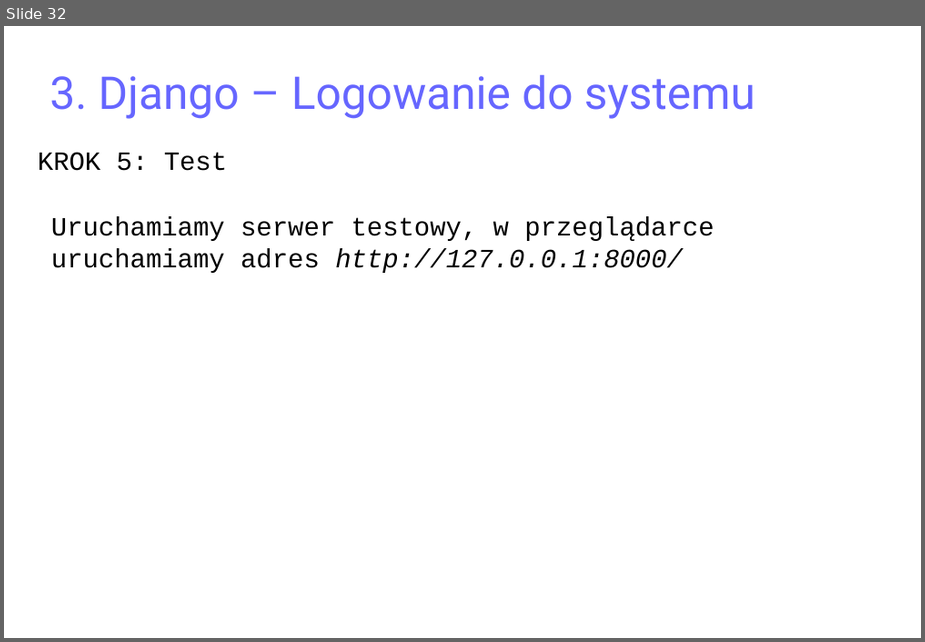
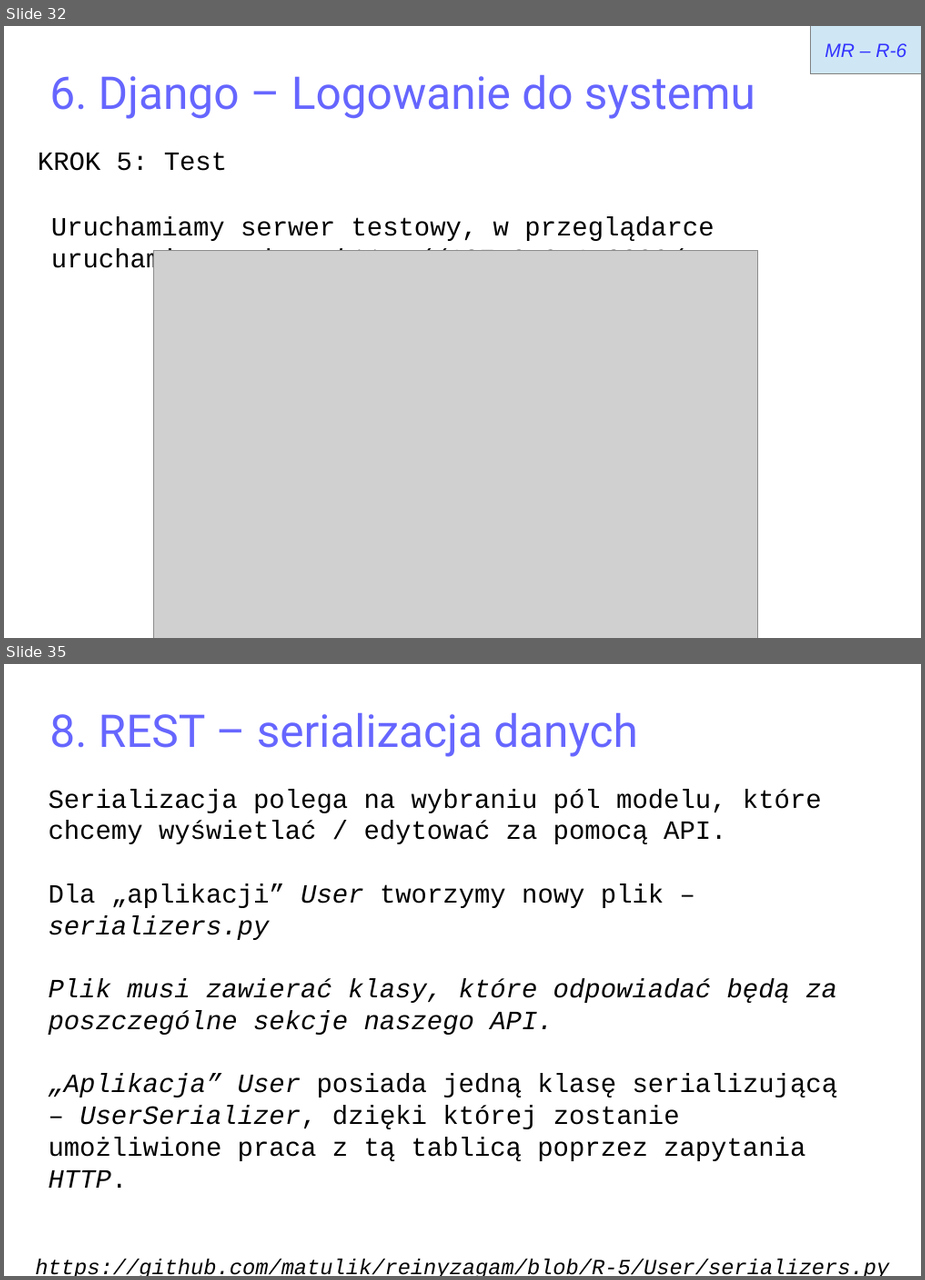
Before and after one commit to matulik/reinyzagam, a slide deck: Docs/presentation.odp. Shown one above the other, each under a label of ours: slide 32 before the commit, slides 32 and 35 after it; the slides between them are not shown. The pictures are 925x642 and 925x1280 pixels, drawn with LibreOffice and Linux fonts; fonts in the diff are those of the drawing; grey boxes stand for pictures. Boxes give left, top, right and bottom in pixels: in the first picture for what was removed or moved away, otherwise in the second. Text is boxed around its words. In the diff, an @@ line names an element or a change of style, - is before the commit and + after.

```diff
--- a/Docs/presentation.odp
+++ b/Docs/presentation.odp
@@ slide 35 added at (x1=4, y1=664, x2=921, y2=1276), background #FFFFFF @@
@@ title added at (x1=50, y1=713, x2=638, y2=757), 37.7 pt, text #6666FF @@
+8. REST – serializacja danych
@@ text added at (x1=49, y1=789, x2=838, y2=1161), 22 pt, text #000000 @@
+Serializacja polega na wybraniu pól modelu, które chcemy wyświetlać / edytować za pomocą API.
+Dla „aplikacji” User tworzymy nowy plik – serializers.py
+Plik musi zawierać klasy, które odpowiadać będą za poszczególne sekcje naszego API.
+„Aplikacja” User posiada jedną klasę serializującą – UserSerializer, dzięki której zostanie umożliwione praca z tą tablicą poprzez zapytania HTTP.
@@ text added at (x1=35, y1=1258, x2=889, y2=1276), 18 pt, text #000000, italic @@
+https://github.com/matulik/reinyzagam/blob/R-5/User/serializers.py
@@ slide 32 changed as well @@
@@ rectangle added at (x1=811, y1=26, x2=921, y2=73), fill #CFE7F5, outline #808080 0 pt, 16 pt, text #3333FF, italic @@
+MR – R-6
@@ title at (x1=50, y1=75, x2=756, y2=119): text changed @@
-3. Django – Logowanie do systemu
+6. Django – Logowanie do systemu
@@ picture added at (x1=153, y1=251, x2=758, y2=638) @@
```
Also in this commit, not shown: 15 other slides changed, 10 other slides added, 8 other files.
